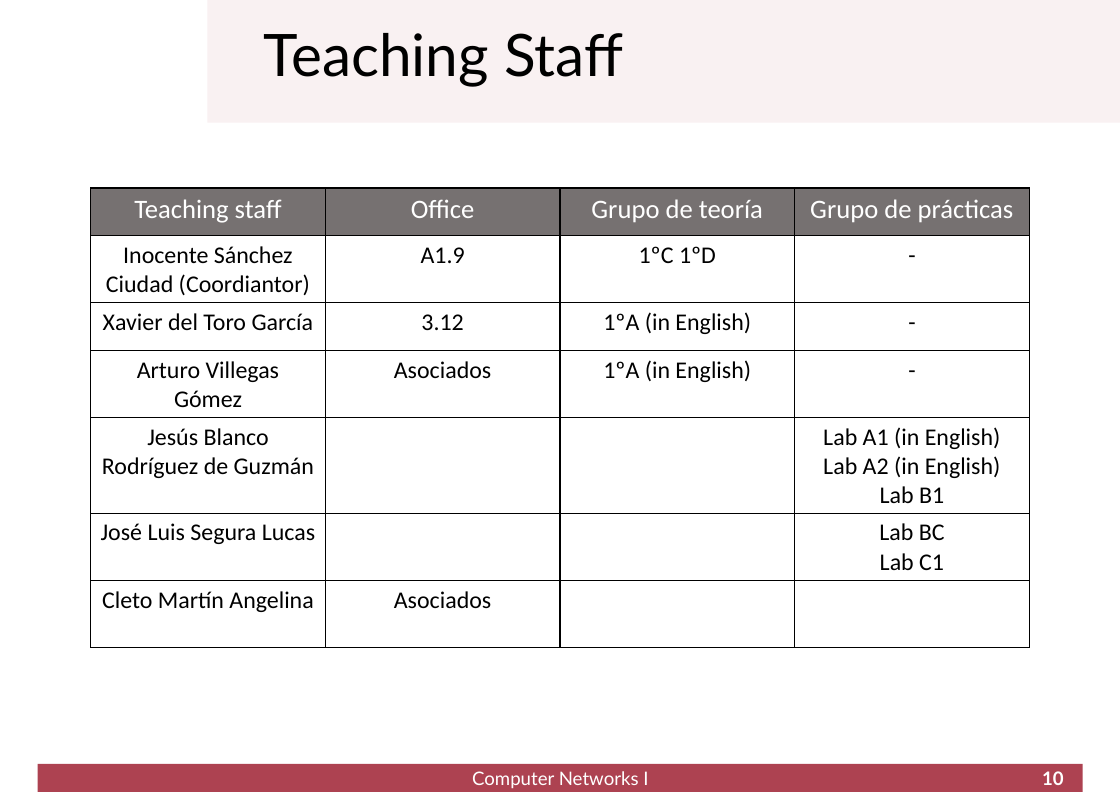
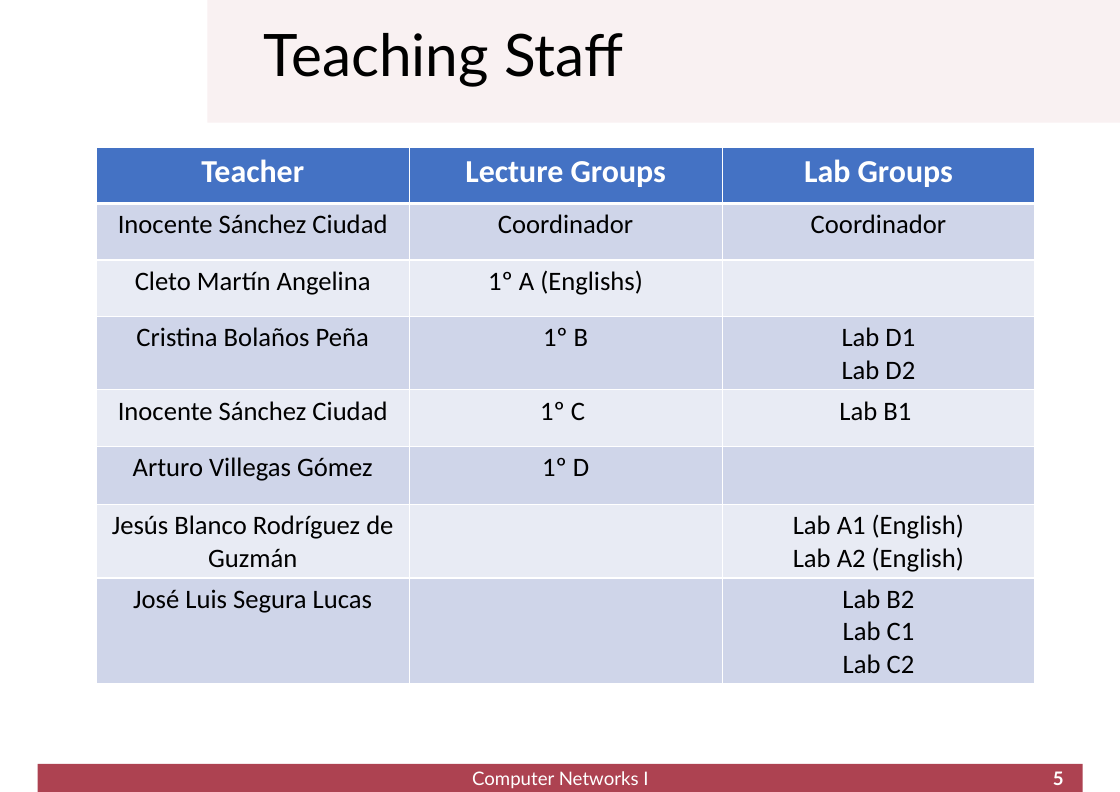
Before and after one commit to cletomartin/redes1, a slide deck: slide 5 of slides/presentation.odp (slide 10 before the commit). Drawn at 1120x792 pixels with LibreOffice and Linux fonts; fonts in the diff are those of the drawing; background and template pictures are left out. Boxes give left, top, right and bottom in pixels: in the first picture for what was removed or moved away, otherwise in the second. Text is boxed around its words. In the diff, an @@ line names an element or a change of style, - is before the commit and + after.

```diff
--- a/slides/presentation.odp
+++ b/slides/presentation.odp
@@ table at bbox=[97, 148, 1037, 708] @@
-Teaching staff | Office | Grupo de teoría | Grupo de prácticas
-Inocente Sánchez Ciudad (Coordiantor) | A1.9 | 1ºC 1ºD | -
-Xavier del Toro García | 3.12 | 1ºA (in English) | -
-Arturo Villegas Gómez | Asociados | 1ºA (in English) | -
-Jesús Blanco Rodríguez de Guzmán |  |  | Lab A1 (in English) / Lab A2 (in English) / Lab B1
-José Luis Segura Lucas |  |  | Lab BC / Lab C1
-Cleto Martín Angelina | Asociados |  | 
+Teacher | Lecture Groups | Lab Groups
+Inocente Sánchez Ciudad | Coordinador | Coordinador
+Cleto Martín Angelina | 1º A (Englishs) | 
+Cristina Bolaños Peña | 1º B | Lab D1 / Lab D2
+Inocente Sánchez Ciudad | 1º C | Lab B1
+Arturo Villegas Gómez | 1º D | 
+Jesús Blanco Rodríguez de Guzmán |  | Lab A1 (English) / Lab A2 (English)
+José Luis Segura Lucas |  | Lab B2 / Lab C1 / Lab C2
@@ table: place and size @@
-table at bbox=[91, 188, 1030, 648]
+table at bbox=[97, 148, 1037, 708]
@@ page number at bbox=[1053, 771, 1064, 785]: text changed @@
-10
+5
```
Also in this commit, not shown: 6 other slides changed, 1 slide added.
